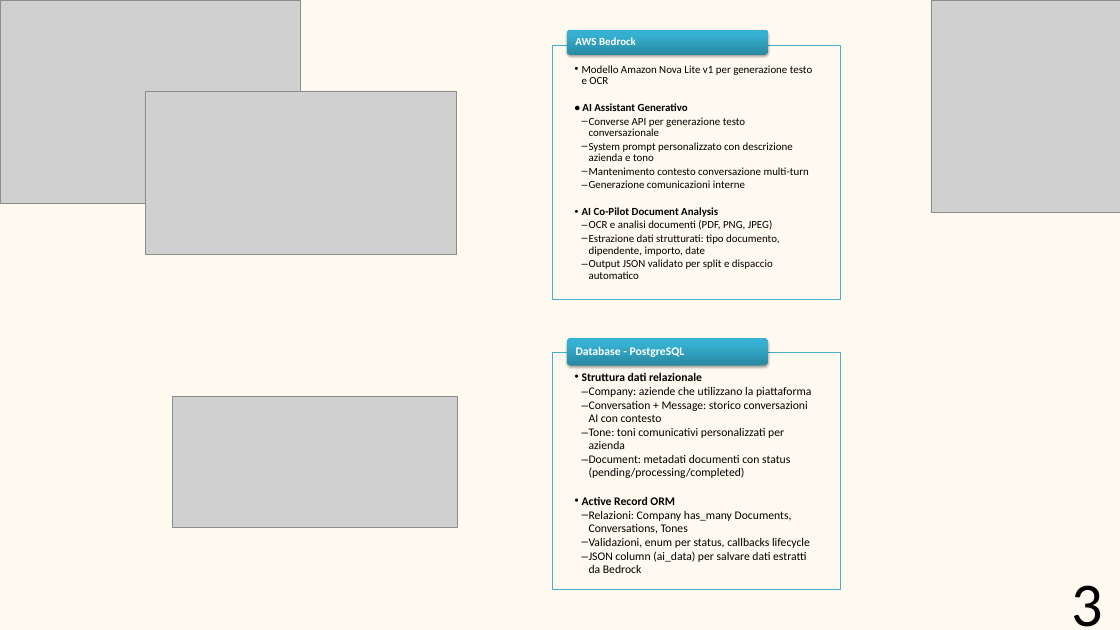
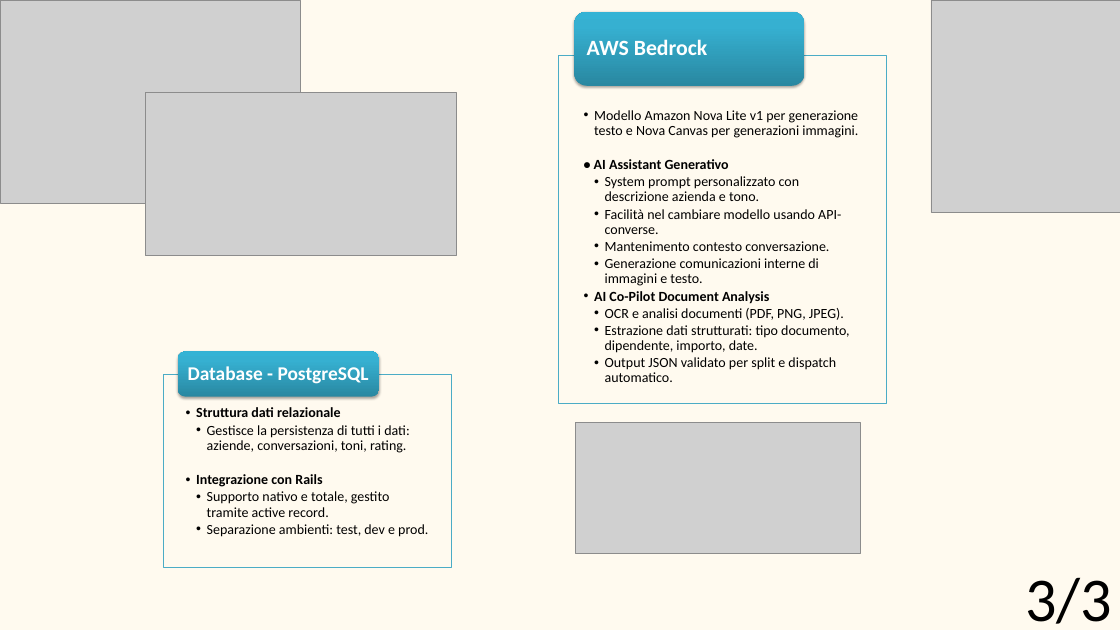
Before and after one commit to BugBustersUnipd/DocumentazioneSWE, a slide deck: slide 4 of RTB/TECNOLOGIE/Tecnologie.pptx. Drawn at 1120x630 pixels with LibreOffice and Linux fonts; fonts in the diff are those of the drawing; grey boxes stand for pictures. Boxes give left, top, right and bottom in pixels: in the first picture for what was removed or moved away, otherwise in the second. Text is boxed around its words. In the diff, an @@ line names an element or a change of style, - is before the commit and + after.

```diff
--- a/RTB/TECNOLOGIE/Tecnologie.pptx
+++ b/RTB/TECNOLOGIE/Tecnologie.pptx
@@ rounded rectangle: place and size @@
-rounded rectangle at (567, 30, 768, 55)
+rounded rectangle at (575, 12, 805, 86)
@@ text "AWS Bedrock": place and size @@
-text "AWS Bedrock" at (575, 37, 636, 45)
+text "AWS Bedrock" at (587, 39, 707, 55)
@@ text "AWS Bedrock" at (587, 39, 707, 55): size 14 to 28 pt; more space between paragraphs @@
@@ text "Modello Amazon Nova Lite v1 ...": place and size @@
-text "Modello Amazon Nova Lite v1 ..." at (582, 65, 812, 279)
+text "Modello Amazon Nova Lite v1 ..." at (594, 110, 858, 382)
@@ rectangle: place and size @@
-rectangle at (552, 46, 840, 300)
+rectangle at (558, 55, 887, 403)
@@ text at (594, 110, 858, 138): text changed; size 14 to 18 pt @@
-  • Modello Amazon Nova Lite v1 per generazione testo e OCR
+  • Modello Amazon Nova Lite v1 per generazione testo e Nova Canvas per generazioni immagini.
@@ text at (594, 159, 769, 304): size 14 to 18 pt in "• AI Assistant Generativo", "AI Co-Pilot Document Analysis"; indent changed @@
@@ text at (605, 176, 841, 286): text changed; size 14 to 18 pt @@
-    – Converse API per generazione testo conversazionale
-    – System prompt personalizzato con descrizione azienda e tono
-    – Mantenimento contesto conversazione multi-turn
-    – Generazione comunicazioni interne
+    • System prompt personalizzato con descrizione azienda e tono.
+    • Facilità nel cambiare modello usando API-converse.
+    • Mantenimento contesto conversazione.
+    • Generazione comunicazioni interne di immagini e testo.
@@ text at (605, 308, 850, 382): text changed; size 14 to 18 pt @@
-    – OCR e analisi documenti (PDF, PNG, JPEG)
-    – Estrazione dati strutturati: tipo documento, dipendente, importo, date
-    – Output JSON validato per split e dispaccio automatico
+    • OCR e analisi documenti (PDF, PNG, JPEG).
+    • Estrazione dati strutturati: tipo documento, dipendente, importo, date.
+    • Output JSON validato per split e dispatch automatico.
@@ rounded rectangle: place and size @@
-rounded rectangle at (567, 338, 768, 365)
+rounded rectangle at (178, 352, 379, 397)
@@ text "Database - PostgreSQL": place and size @@
-text "Database - PostgreSQL" at (576, 347, 685, 357)
+text "Database - PostgreSQL" at (188, 366, 369, 384)
@@ text "Database - PostgreSQL" at (188, 366, 369, 384): size 15 to 25 pt; more space between paragraphs @@
@@ rectangle: place and size @@
-rectangle at (552, 352, 840, 590)
+rectangle at (164, 374, 451, 567)
@@ text removed at (582, 372, 811, 573) @@
-  • Struttura dati relazionale
-    – Company: aziende che utilizzano la piattaforma
-    – Conversation + Message: storico conversazioni AI con contesto
-    – Tone: toni comunicativi personalizzati per azienda
-    – Document: metadati documenti con status (pending/processing/completed)
-  • Active Record ORM
-    – Relazioni: Company has_many Documents, Conversations, Tones
-    – Validazioni, enum per status, callbacks lifecycle
-    – JSON column (ai_data) per salvare dati estratti da Bedrock
@@ text added at (196, 407, 428, 537), 18 pt, text #000000 @@
+  • Struttura dati relazionale
+    • Gestisce la persistenza di tutti i dati: aziende, conversazioni, toni, rating.
+  • Integrazione con Rails
+    • Supporto nativo e totale, gestito tramite active record.
+    • Separazione ambienti: test, dev e prod.
@@ picture: place and size @@
-picture at (172, 396, 457, 527)
+picture at (575, 422, 860, 553)
@@ text at (1025, 577, 1112, 624): text changed @@
-3
+3/3
```
Also in this commit, not shown: 2 other slides changed.
